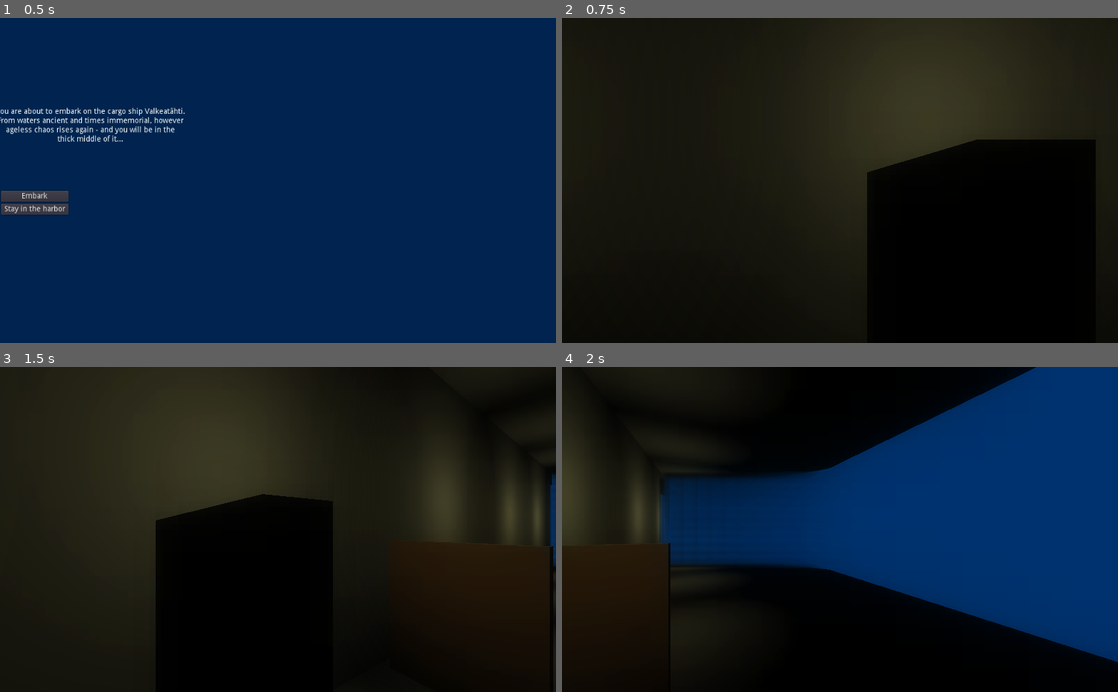
Above: before the commit, frames 1-4 (two rows, left to right).
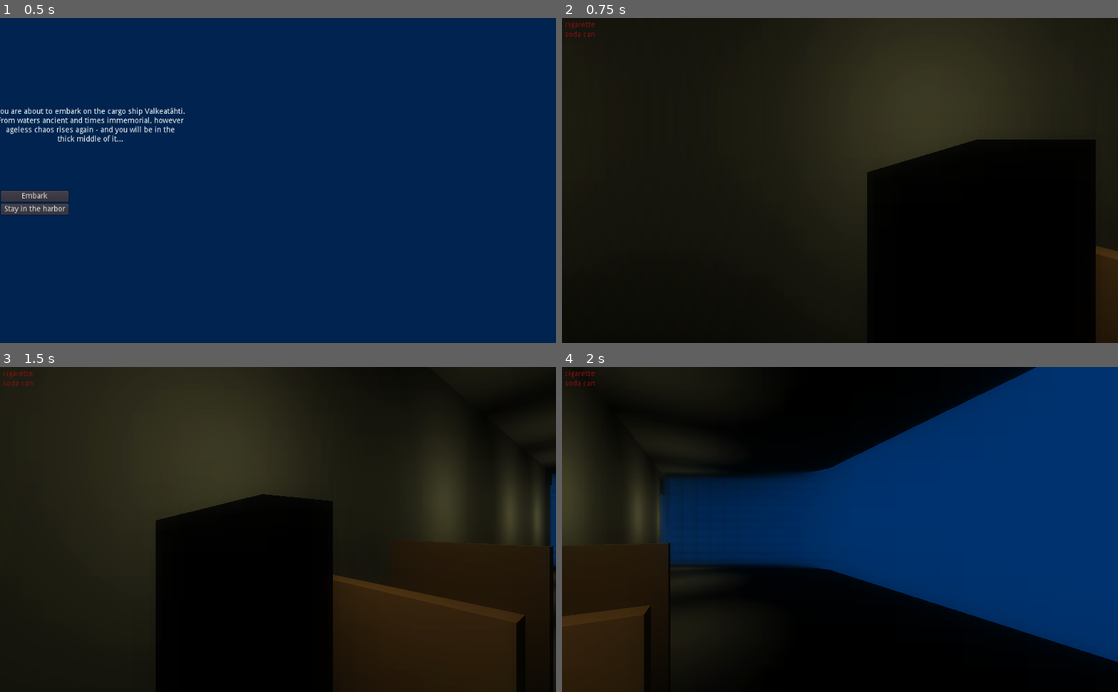
Above: after the commit, the same moments.

Repository: jukeri12/retro-horror-adventure
Game: Godot game, scene res://Assets/Game.tscn
The game is run twice, just before and just after one commit, with the same random seed, the same clock (stepped at 60 frames per second) and the same inputs.
Inputs (mouse positions are in pixels of both pictures, inside the frame that each line leads up to):
- Up to frame 1 (0.5 s): no input
- Up to frame 2 (0.75 s): click "Embark" at 0.5 s
- Up to frame 3 (1.5 s): tap Enter at 1.25 s; move the mouse to (400, 513) at 1.27 s; hold D (turn_right) from 1.28 s (still down); click (400, 513) at 1.42 s
- Up to frame 4 (2 s): keep holding D (turn_right)

Frame 1 is identical in both runs. In frame 2, 0.8% of the frame differs, in the area x 0-100%, y 1-98%; in frame 3, 7.8%, in the area x 0-95%, y 1-100%; in frame 4, 2.2%.

Commit message:
Added new story, added UI elements, added effects for adventures

Diff:
--- a/Assets/Boat.tscn
+++ b/Assets/Boat.tscn
@@ -204,10 +204,14 @@
 transform = Transform( 1, 0, 0, 0, 1, 0, 0, 0, 1, -0.581837, 0.686685, 6.52746 )
 adventure_file = "ledin"
 
-[node name="AdventureEntry" parent="Rooms" instance=ExtResource( 4 )]
+[node name="WeirdDoor" parent="Rooms" instance=ExtResource( 4 )]
 transform = Transform( 1, 0, 0, 0, 1, 0, 0, 0, 1, 3.41395, 0.387669, 6.55541 )
 adventure_file = "door"
 
+[node name="MensBathroom" parent="Rooms" instance=ExtResource( 4 )]
+transform = Transform( 1, 0, 0, 0, 1, 0, 0, 0, 1, 1.22954, 0, 6.65222 )
+adventure_file = "bathroom"
+
 [node name="TextAdventure" parent="." instance=ExtResource( 5 )]
 visible = false
 
--- a/Assets/Player.gd
+++ b/Assets/Player.gd
@@ -3,6 +3,7 @@
 const SPEED = 0.05
 
 onready var eyes = get_node("Eyes")
+onready var globals = get_node("/root/Global")
 
 # Player is a crook (swedish thief?)
 
@@ -14,7 +15,7 @@
 
 # Can take a maximum of 5 hits
 var max_health = 5
-var health = 5
+var health = 1
 
 # OTher stats
 var text_adventure_mode = false
@@ -25,6 +26,36 @@
 func _ready():
 	# Set camera upon initial appearance
 	eyes.current = true
+
+func set_stat(stat_to_set, new_value):
+	# Check that stat is settable, enforce conditions and set it
+	set(stat_to_set, new_value)
+
+func perform_operation_on_stat(stat_to_set, operation, value):
+	# Increase or decrease stat
+	var old_stat_val = get(stat_to_set)
+	# TODO: There probably is a smart way to get operation type
+	var new_val = old_stat_val
+	if operation == "+":
+		new_val = old_stat_val + value
+	elif operation == "-":
+		new_val = old_stat_val - value
+
+	set(stat_to_set, new_val)
+
+func damage(amount):
+	# Play a hit effect and do damage for x amount
+	# Check if death occurs
+	# TODO: Visuals and sound
+	health = health - 1
+	if health < 1:
+		death()
+
+func death():
+	# Flare UI game over, remove all control from user
+	# except for returning user to menu
+	var ui = get_node(globals.PLAYER_UI_MODULE)
+	ui.display_game_over()
 
 # Called every frame. 'delta' is the elapsed time since the previous frame.
 func _process(delta):
--- /dev/null
+++ b/Assets/PlayerUI.gd
@@ -0,0 +1,36 @@
+extends Control
+
+onready var globals = get_node("/root/Global")
+onready var stats_container = get_node("Stats")
+onready var inventory_container = get_node("Inventory")
+onready var game_over = get_node("GameOverLabel")
+
+
+func display_stats(stats):
+	# Take a dictionary of stats and update them to Stats container
+	# TODO: Get Keys
+	for stat in stats:
+		var new_label = Label.new()
+		var new_stat_text = "%s: %s".format(stat[0], stat[1])
+		new_label.text = new_stat_text
+		print(stat)
+
+		if not stats_container:
+			stats_container = get_node("Stats")
+		stats_container.add_child(new_label)
+
+
+func display_inventory_items(items):
+	# Add a text for each item in inventory
+	# TODO: Later on images?
+	for item in items:
+		var new_label = Label.new()
+		new_label.text = item
+
+		if not inventory_container:
+			inventory_container = get_node("Inventory")
+		inventory_container.add_child(new_label)
+
+func display_game_over():
+	game_over.visible = true
+	inventory_container.visible = false
--- a/Assets/PlayerUI.tscn
+++ b/Assets/PlayerUI.tscn
@@ -1,34 +1,56 @@
-[gd_scene format=2]
+[gd_scene load_steps=3 format=2]
 
-[node name="PlayerUI" type="Control"]
+[ext_resource path="res://Assets/PlayerUI.gd" type="Script" id=1]
+[ext_resource path="res://Assets/PlayerUITheme.tres" type="Theme" id=2]
+
+[node name="PlayerUI" type="CenterContainer"]
+anchor_left = 0.278
+anchor_top = 0.372
 anchor_right = 1.0
 anchor_bottom = 1.0
+margin_left = 5.32797
+margin_top = -12.2
+margin_right = 6.14398
+margin_bottom = 17.2
+size_flags_horizontal = 3
+size_flags_vertical = 3
+script = ExtResource( 1 )
 __meta__ = {
 "_edit_use_anchors_": false
 }
 
 [node name="Stats" type="ItemList" parent="."]
-anchor_left = 0.959
-anchor_right = 1.083
-anchor_bottom = 0.997
-margin_left = -0.511169
-margin_top = 4.948
-margin_right = -0.487183
-margin_bottom = 1.74799
+margin_left = 370.0
+margin_top = 203.0
+margin_right = 370.0
+margin_bottom = 203.0
+grow_horizontal = 0
+grow_vertical = 0
 __meta__ = {
 "_edit_use_anchors_": false,
 "_editor_description_": "Shows player stats."
 }
 
 [node name="Inventory" type="GridContainer" parent="."]
-anchor_left = 0.023
-anchor_top = 0.929
-anchor_right = 1.0
-anchor_bottom = 1.0
-margin_left = -19.552
-margin_top = -0.400024
-margin_right = -2.0
-margin_bottom = -3.0
+modulate = Color( 0.643137, 0.0745098, 0.0745098, 1 )
+margin_left = 370.0
+margin_top = 203.0
+margin_right = 370.0
+margin_bottom = 203.0
 __meta__ = {
+"_edit_use_anchors_": false,
 "_editor_description_": "Inventory items."
 }
+
+[node name="GameOverLabel" type="Label" parent="."]
+visible = false
+margin_left = 262.0
+margin_top = 184.0
+margin_right = 477.0
+margin_bottom = 222.0
+theme = ExtResource( 2 )
+text = "GAME OVER"
+__meta__ = {
+"_edit_use_anchors_": false,
+"_editor_description_": "Shown when game is over."
+}
--- /dev/null
+++ b/Assets/PlayerUITheme.tres
@@ -0,0 +1,12 @@
+[gd_resource type="Theme" load_steps=3 format=2]
+
+[ext_resource path="res://gfx/Avara.ttf" type="DynamicFontData" id=1]
+
+[sub_resource type="DynamicFont" id=1]
+size = 32
+outline_size = 2
+outline_color = Color( 0.505882, 0, 0, 1 )
+font_data = ExtResource( 1 )
+
+[resource]
+default_font = SubResource( 1 )
--- a/Assets/TextAdventure.gd
+++ b/Assets/TextAdventure.gd
@@ -176,15 +176,38 @@
 	# If effects are defined, do something
 	if "effects" in choice_data:
 		var raw_effects_data = choice_data["effects"]
+		print(raw_effects_data)
 		for effect_text in raw_effects_data:
 			if effect_text == "exit":
-				# Quit text adventure section BEFORE final element
+				# TODO: Quit text adventure section BEFORE final element
 				pass
 				#exit_story()
 			# TODO: Add stat setting functionalities
 			if "damage:" in effect_text:
-				effect_text.split(":")
-				break
+				# "damage:X"
+				# Damage by amount X
+				var parts = effect_text.split(":")
+				var player = get_node(globals.PLAYER_OBJECT_MODULE)
+				player.damage(parts[1])
+				print("damage happens!")
+				continue
+			if "set:" in effect_text:
+				# "set:stat_X"
+				# Set player stat to X
+				var parts = effect_text.split(":")
+				var attribs = parts.split("_")
+				var attrib_to_set = attribs[0]
+				var attrib_new_val = attribs[1]
+				var player = get_node(globals.PLAYER_OBJECT_MODULE)
+				player.set_stat(attrib_to_set, attrib_new_val)
+				continue
+			if "operation:" in effect_text:
+				# "operation:stat_X_Y"
+				# Perform arithmetic on stat, operator X, value Y
+				var parts = effect_text.split(":")
+				var attribs = null
+			else:
+				print("WARNING: Effect not recognized!")
 
 func clean():
 	# Remove choices and story data
--- a/Game.gd
+++ b/Game.gd
@@ -24,6 +24,17 @@
 func start_game():
 	# Initial setup
 	var player_ui_instance = player_ui_scene.instance()
+
+	# TESTS
+	player_ui_instance.display_stats(
+		{"test": 5,
+		"asd": "asd",
+		"potentio": 123}
+	)
+	player_ui_instance.display_inventory_items(
+		["fork", "cigarette", "soda can"]
+	)
+
 	add_child(player_ui_instance)
 
 	# Text adventure module setup
--- /dev/null
+++ b/Stories/bathroom.json
@@ -0,0 +1,37 @@
+{
+    "initial": {
+        "text": "The men's bathroom is well kept in this small ship. You take this moment to gather your thoughts.",
+        "choices": [
+            {
+                "text": "Wash your face",
+                "response": "You sprinkle your face with cold water, to better prepare you for tonight's heist.",
+				"effects": ["operation:health_+_1", "exit"]
+            },
+			{
+                "text": "Go into an open stall and take a bathroom break.",
+                "response": "As good time as any to take a leak. Why not a number two go with it?",
+				"effects": ["operation:health_+_1"]
+            },
+            {
+                "text": "Leave.",
+                "response": "You decide to leave. Nothing much for you here.",
+                "effects": ["exit"]
+            }
+        ]
+    },
+    "visitors": {
+        "text": "After entering the bathroom stall, you hear more than one person coming in.They are rather loudly conversing about different matters on the ship.\nOne of the men lets his mouth go rather loudly about electronic locks on the ship; how they are 'unbreakable' and require a keycard. 'State of the art', he says.\nPeeking, you can see there are two men in the bathroom, and the other one is just going into one of the stalls, and the other one has just left his wallet on the bathroom sink.",
+        "choices": [
+            {
+				"conditions": ["dexterity:gte_5"],
+                "text": "Swipe the wallet",
+                "response": "With a quick movement and deft fingers you swipe the wallet. On this small ship, no one really expects pickpockets,\nor their belongings stolen from a bathroom sink almost next to them. Their loss.",
+				"effects": ["gain_keycard", "gain_wallet"]
+            },
+            {
+                "text": "Do your business and exit the bathroom.",
+                "response": "After your bathroom business, you leave the stall, wash your hands and exit the bathroom."
+            }
+        ]
+    },
+}
--- a/Stories/door.json
+++ b/Stories/door.json
@@ -24,7 +24,7 @@
             {
                 "text": "BREAKTHEDOOR",
                 "response": "You feel like you have to do something. That there's something to stop, something to fight …(352 unchanged characters)…
-				"effects": ["hit_1"]
+				"effects": ["damage:1"]
             }
         ]
     },
@@ -34,12 +34,12 @@
 			{
 				"text": "KILLITKILLITKILLIT",
 				"response": "The noise is supremely annoying and somehow whatever it is perverts everything around it to\nsomething …(372 unchanged characters)…
-				"effects": ["hit_2"]
+				"effects": ["damage:2"]
 			},
 			{
 				"text": "ICANSTILLRUN",
 				"response": "It's too much. Your brain can't take it. It's hellishly annoying and rage-inducing\nyet all that sensation is overwhelming. You feel like a cat that's been played with too much and you simply want\n the annoying sensations to stop. You run, but your head hurts like hell.",
-				"effects": ["hit_1"]
+				"effects": ["damage:1"]
 			}
 		]
     },
Binary file added: gfx/Avara.ttf
